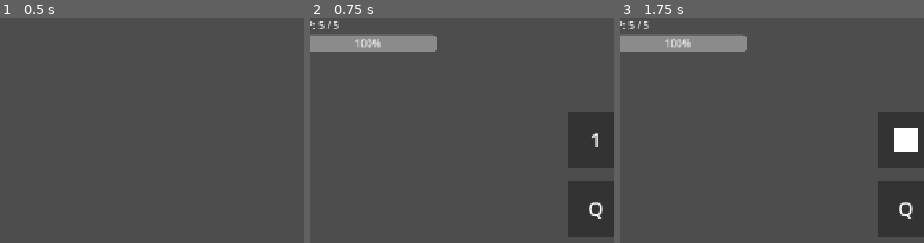
Above: before the commit, frames 1-3 (left to right).
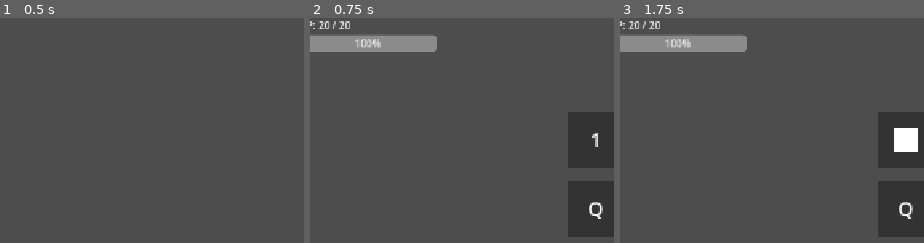
Above: after the commit, the same moments.

Repository: jcote04/CS780Game
Game: Godot game, scene res://scenes/main/main_menu.tscn
The game is run twice, just before and just after one commit, with the same random seed, the same clock (stepped at 60 frames per second) and the same inputs.
Inputs (mouse positions are % of the whole screen's width and height, from its top left):
- Up to frame 1 (0.5 s): no input
- Up to frame 2 (0.75 s): click "Start" at 0.5 s
- Up to frame 3 (1.75 s): tap Enter at 1.25 s; move the mouse to (95, 45) at 1.27 s; hold D from 1.28 s (still down); tap 1 at 1.35 s
The pictures show only the part of the screen within x 2-52%, y 0-50%; the shares and areas given below are measured in that part.

Frame 1 is identical in both runs. In frame 2, 0.2% of the frame differs, in the area x 2-14%, y 1-5%; in frame 3, 0.2%.

Commit message:
Add camera shake and player damage audio

Diff:
--- a/scenes/main/main.tscn
+++ b/scenes/main/main.tscn
@@ -16,6 +16,8 @@
 [node name="Grid" type="Node2D" parent="." unique_id=1035666490]
 script = ExtResource("1_hyk8p")
 cell_size = Vector2(90, 90)
+
+[node name="Camera2D" type="Camera2D" parent="Grid" unique_id=1425661607 groups=["camera"]]
 
 [node name="Player" type="CharacterBody2D" parent="." unique_id=1225215936]
 script = ExtResource("2_iuonh")
--- a/scripts/player/player.gd
+++ b/scripts/player/player.gd
@@ -4,8 +4,14 @@
 
 @export var grid_node: NodePath
 @export var move_speed := 500.0
-@export var max_health := 5
+@export var max_health := 20
 @export var invincible_time := 0.4
+
+var audio_hurt: AudioStreamPlayer
+
+var camera: Camera2D
+var shake_strength := 17.0
+var shake_duration := 0.3
 
 var grid_positions = []
 var current_index = 5
@@ -32,13 +38,21 @@
 
 	var grid = get_node(grid_node)
 	for child in grid.get_children():
-		grid_positions.append(child.global_position + child.size / 2)
+		if child is ColorRect:
+			grid_positions.append(child.global_position + child.size / 2)
 
 	global_position = grid_positions[current_index]
 	target_position = global_position
 
 	hurtbox.area_entered.connect(_on_hurtbox_area_entered)
 	hurtbox.body_entered.connect(_on_hurtbox_body_entered)
+
+	camera = get_tree().get_first_node_in_group("camera")
+
+	audio_hurt = AudioStreamPlayer.new()
+	audio_hurt.stream = preload("res://audio/player_damage.wav")
+	audio_hurt.volume_db = -5.0
+	add_child(audio_hurt)
 
 func _input(event):
 	if event is InputEventKey and event.pressed:
@@ -77,7 +91,9 @@
 	invincible_timer = invincible_time
 
 	emit_signal("health_changed", health, max_health)
-
+	shake_camera()
+	audio_hurt.pitch_scale = randf_range(0.9, 1.1)
+	audio_hurt.play()
 	print("Player HP: ", health)
 
 	if health <= 0:
@@ -101,3 +117,17 @@
 func _on_hurtbox_body_entered(body: Node):
 	if body.is_in_group("enemy"):
 		take_damage(1)
+
+func shake_camera():
+	if not camera:
+		return
+	var origin = camera.global_position
+	var tween = create_tween()
+	var steps := 6
+	for i in steps:
+		var offset = Vector2(
+			randf_range(-shake_strength, shake_strength),
+			randf_range(-shake_strength, shake_strength)
+		)
+		tween.tween_property(camera, "offset", offset, shake_duration / steps)
+	tween.tween_property(camera, "offset", Vector2.ZERO, 0.05)
Not shown, added: audio/player_damage.wav.import
Not shown, added: audio/player_damage.wav
